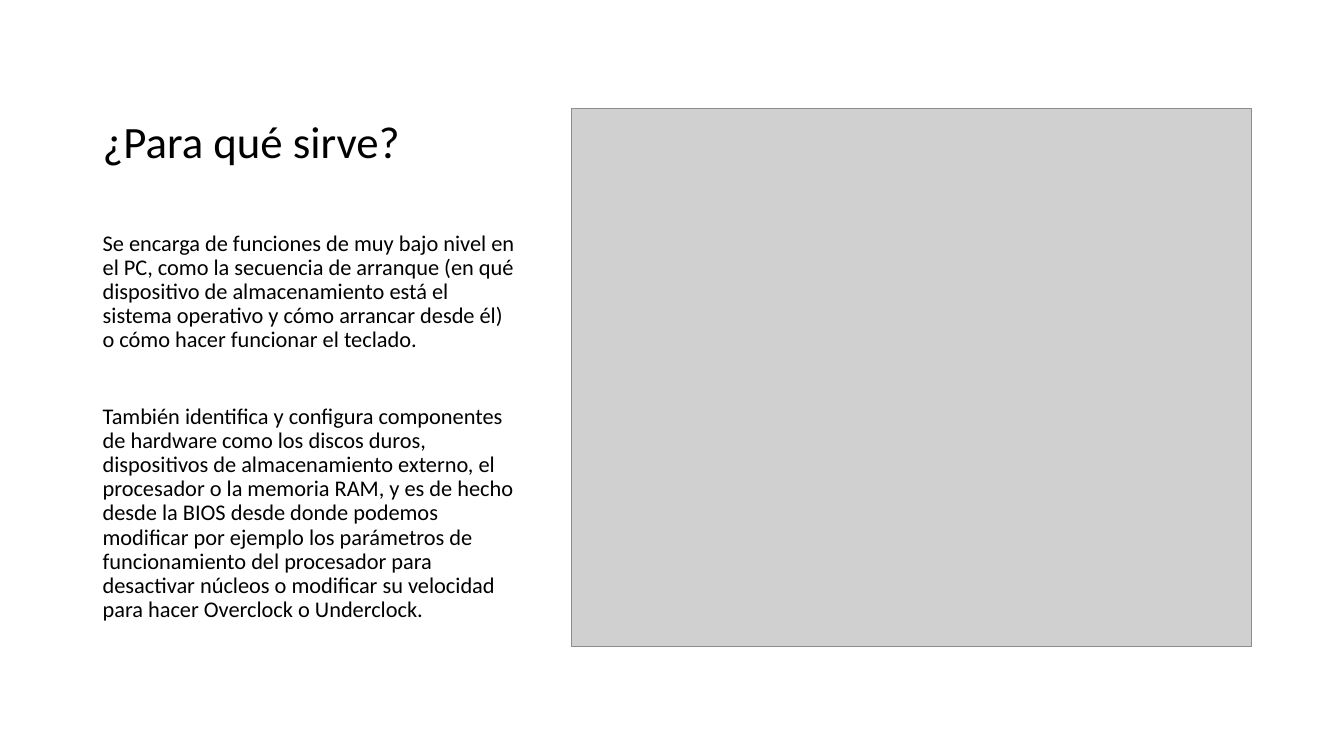
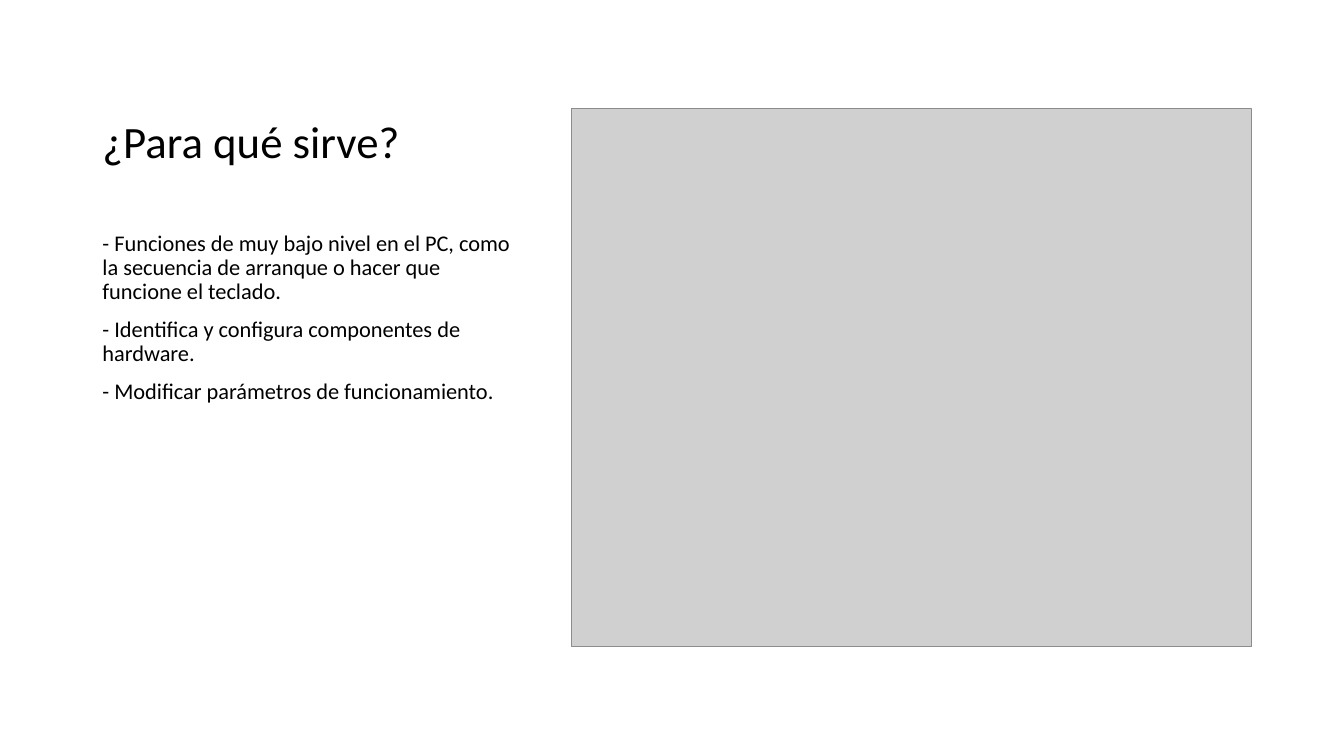
Before and after one commit to LuisArroyoCaballero/sistemas-informaticos_daw1, a slide deck: slide 3 of Presentación.pptx. Drawn at 1344x756 pixels with LibreOffice and Linux fonts; fonts in the diff are those of the drawing; grey boxes stand for pictures. Boxes give left, top, right and bottom in pixels: in the first picture for what was removed or moved away, otherwise in the second. Text is boxed around its words. In the diff, an @@ line names an element or a change of style, - is before the commit and + after.

Commit message:
Modificada presentacion_BIOS

```diff
--- a/Presentación.pptx
+++ b/Presentación.pptx
@@ text at (102,235,510,403): text changed @@
-Se encarga de funciones de muy bajo nivel en el PC, como la secuencia de arranque (en qué dispositivo de almacenamiento está el sistema operativo y cómo arrancar desde él) o cómo hacer funcionar el teclado.
-También identifica y configura componentes de hardware como los discos duros, dispositivos de almacenamiento externo, el procesador o la memoria RAM, y es de hecho desde la BIOS desde donde podemos modificar por ejemplo los parámetros de funcionamiento del procesador para desactivar núcleos o modificar su velocidad para hacer Overclock o Underclock.
+- Funciones de muy bajo nivel en el PC, como la secuencia de arranque o hacer que funcione el teclado.
+- Identifica y configura componentes de hardware.
+- Modificar parámetros de funcionamiento.
```
Also in this commit, not shown: 4 other slides changed.
